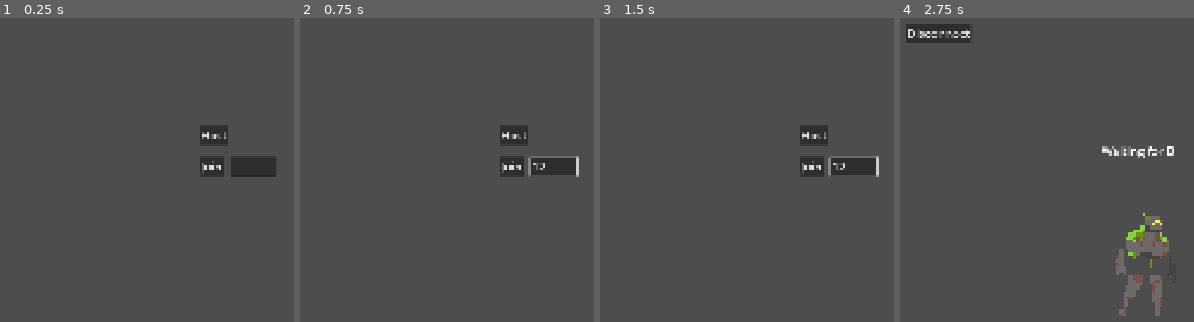
Above: before the commit, frames 1-4 (left to right).
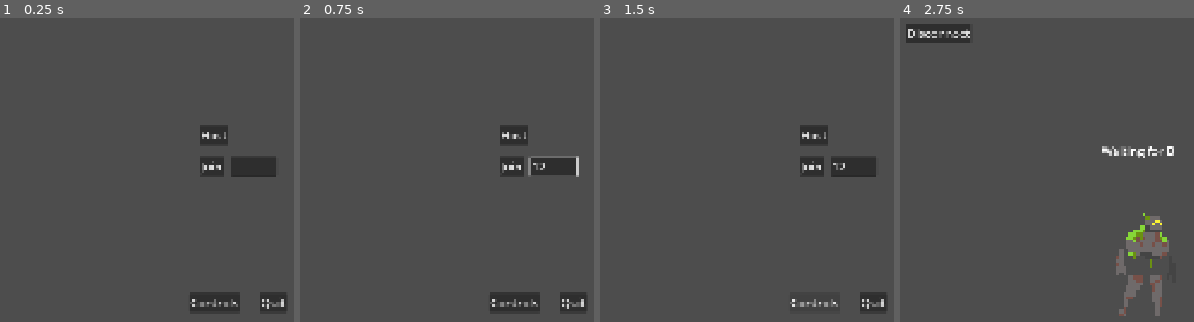
Above: after the commit, the same moments.

Repository: Luduturgist/Tech-2-Platformer
Game: Godot game, scene res://UI/Menus/Main Menu.tscn
Two runs of this game, one before a commit and one after it. Both use one fixed random seed, a clock stepped at 60 frames per second and the inputs below.
Inputs (mouse positions are in pixels of both pictures, inside the frame that each line leads up to):
- Up to frame 1 (0.25 s): no input
- Up to frame 2 (0.75 s): click (552, 166) at 0.52 s; type "12" at 0.6 s
- Up to frame 3 (1.5 s): click (814, 303) at 1.25 s, where only the run after the commit has a clickable "Controls"
- Up to frame 4 (2.75 s): click "Host" at 2 s

The runs differ from the first frame. In frame 1, 1.4% of the frame differs, in the area x 64-98%, y 90-97%; in frame 2, 1.4%; in frame 3, 1.0%; in frame 4, nothing differs.

Commit message:
Bugfixes

Diff:
--- a/Godot/Petrichor/Level 1/Level 1.tscn
+++ b/Godot/Petrichor/Level 1/Level 1.tscn
@@ -191,7 +191,8 @@
 shape = SubResource("RectangleShape2D_ju0ar")
 
 [node name="Hazard" parent="." unique_id=1082906915 instance=ExtResource("13_20h5i")]
-position = Vector2(-175, 0)
+position = Vector2(-192, -17)
+rotation = 1.5707964
 damage = 2
 
 [node name="Player_River" parent="." unique_id=1254970227 instance=ExtResource("5_moakd")]
--- a/Godot/Petrichor/Level 1/Turret/turret.gd
+++ b/Godot/Petrichor/Level 1/Turret/turret.gd
@@ -43,7 +43,11 @@
 		target = nearest_target(true)
 		if target == null: return
 
-	var offset: Vector2 = target.global_position - (muzzle.position.rotated(head.rotation))
+	var offset: Vector2
+	if (muzzle.global_position - target.global_position).length() > (global_position - muzzle.global_position).length():
+		offset = target.global_position - (muzzle.position.rotated(head.rotation))
+	else:
+		offset = target.global_position
 	head.look_at(offset)
 
 func nearest_target(_visible: bool = true) -> Node2D:
@@ -64,10 +68,8 @@
 
 func _draw():
 	if target:
-		draw_line(muzzle.position.rotated(head.rotation), target.global_position - global_position, Color.GREEN)
-	elif targets.size():
-		draw_line(muzzle.global_position - global_position, nearest_target(false).global_position - global_position, Color.YELLOW)
+		draw_line(muzzle.global_position - global_position, $"Head/Muzzle Debug".global_position - global_position, Color.GREEN)
+	#elif targets.size():
+		#draw_line(muzzle.global_position - global_position, nearest_target(false).global_position - global_position, Color.YELLOW)
 	else:
 		draw_line(muzzle.global_position - global_position, $"Head/Muzzle Debug".global_position - global_position, Color.RED)
-
-	pass
--- a/Godot/Petrichor/Player/Actions/swing_action.gd
+++ b/Godot/Petrichor/Player/Actions/swing_action.gd
@@ -10,12 +10,17 @@
 		energy = float(move.energy._drain_charge(energy_drain))/ float(energy_drain)
 		if not energy: return
 
+	move.taking_action = true
 	var friend:= Game.active.friend.position
 	var diff = friend - move.position
 	var dir = diff.normalized() * swing * energy
 	move.velocity += dir
+	if dir.x * move.pivot.scale.x < 0: move.pivot.scale.x *= -1
 	if move.velocity.length() > swing:
 		move.velocity = move.velocity.normalized() * swing * energy
 	#velocity.x = clamp(velocity.x + dir.x, -dir.x, dir.x)
 	#velocity.y = clamp(velocity.y + dir.y, -dir.y, dir.y)
 	print("swingin " + str(diff))
+	while move.velocity.length() > move.move_speed:
+		await move.get_tree().process_frame
+	move.taking_action = false
--- a/Godot/Petrichor/Player/Tools/energy.gd
+++ b/Godot/Petrichor/Player/Tools/energy.gd
@@ -18,11 +18,19 @@
 		charge = maxCharge - pain
 	update_ui()
 
-func _replenish_charge(amount: int):
+func _debug():
+	charge = maxCharge
+	pain = 0
+	health = maxHealth
+	update_ui()
+
+func _replenish_charge(amount: int) -> int:
 	charge += amount
 	if charge > maxCharge - pain:
+		amount += maxCharge - pain - amount
 		charge = maxCharge - pain
 	update_ui()
+	return amount
 
 func _drain_charge(amount: int) -> int:
 	var drain: int = amount
@@ -31,8 +39,6 @@
 		drain += charge
 		charge = 0
 		depleted.emit()
-		update_ui()
-		return drain
 	update_ui()
 	return drain
 
@@ -47,11 +53,13 @@
 		_inflict_pain(amount)
 	else:
 		_inflict_pain(hurt)
+	update_ui()
 
 func _heal_damage(amount: int):
 	health += amount
 	if health > maxHealth:
 		health = maxHealth
+	update_ui()
 
 func _inflict_pain(amount: int):
 	pain += amount
--- a/Godot/Petrichor/Player/Tools/movement.gd
+++ b/Godot/Petrichor/Player/Tools/movement.gd
@@ -50,7 +50,6 @@
 
 func _take_damage(amount: int = 1):
 	if not local: return
-	print("Damage tooken")
 	if amount > 0: pain_feedback._perform_action()
 	energy._take_damage(amount)
 
@@ -64,6 +63,7 @@
 	if pain_feedback: pain_feedback._update(delta)
 
 	if not local: return
+	if Input.is_action_just_pressed("Debug"): move_ability._debug()
 
 	if Input.is_action_just_pressed("Jump") and is_on_floor() and can_jump: velocity.y = -jump
 	if Input.is_action_just_released("Brace"): brace._release_action()
--- /dev/null
+++ b/Godot/Petrichor/UI/Menus/Controls Menu.tscn
@@ -0,0 +1,3 @@
+[gd_scene format=3 uid="uid://cl8rlnkey1ig4"]
+
+[node name="ControlsMenu" type="CanvasLayer" unique_id=2124056893]
--- a/Godot/Petrichor/UI/Menus/Main Menu.tscn
+++ b/Godot/Petrichor/UI/Menus/Main Menu.tscn
@@ -2,6 +2,7 @@
 
 [ext_resource type="Script" uid="uid://14jgc32hj4re" path="res://UI/Menus/main_menu.gd" id="1_vf7q5"]
 [ext_resource type="Texture2D" uid="uid://cwa5o32jhrfpo" path="res://Player/Soil/Soil.png" id="2_e1hbh"]
+[ext_resource type="Script" uid="uid://bpwcnr5wvqh27" path="res://UI/Menus/quit_button.gd" id="2_tcef6"]
 [ext_resource type="Texture2D" uid="uid://13tc3ugs71yv" path="res://Player/River/River.png" id="3_tcef6"]
 
 [node name="MainMenu" type="Node2D" unique_id=141468875]
@@ -51,6 +52,29 @@
 layout_mode = 2
 placeholder_text = "10.0.0.1"
 expand_to_text_length = true
+
+[node name="HBoxContainer" type="HBoxContainer" parent="Network Buttons" unique_id=515100057]
+anchors_preset = 7
+anchor_left = 0.5
+anchor_top = 1.0
+anchor_right = 0.5
+anchor_bottom = 1.0
+offset_left = -32.5
+offset_top = -199.0
+offset_right = 32.5
+offset_bottom = -152.0
+grow_horizontal = 2
+grow_vertical = 0
+theme_override_constants/separation = 46
+
+[node name="Controls" type="Button" parent="Network Buttons/HBoxContainer" unique_id=377714886]
+layout_mode = 2
+text = "Controls"
+
+[node name="Quit" type="Button" parent="Network Buttons/HBoxContainer" unique_id=1413547334]
+layout_mode = 2
+text = "Quit"
+script = ExtResource("2_tcef6")
 
 [node name="Host Waiting" type="CanvasLayer" parent="." unique_id=1935970027]
 visible = false
--- a/Godot/Petrichor/UI/Menus/Pause.tscn
+++ b/Godot/Petrichor/UI/Menus/Pause.tscn
@@ -2,35 +2,55 @@
 
 [ext_resource type="Script" uid="uid://d0ljvgr7vray6" path="res://UI/Menus/pause.gd" id="1_h74dl"]
 
-[node name="Pause" type="CanvasLayer" unique_id=1036224902]
+[node name="Pause" type="CanvasLayer" unique_id=1036224902 node_paths=PackedStringArray("menu_button", "resume_button", "quit_button")]
 script = ExtResource("1_h74dl")
+menu_button = NodePath("Panel/VBoxContainer/Main Menu")
+resume_button = NodePath("Panel/VBoxContainer/Resume")
+quit_button = NodePath("Panel/VBoxContainer/Quit")
 
-[node name="ColorRect" type="ColorRect" parent="." unique_id=2103756183]
-anchors_preset = 15
-anchor_right = 1.0
-anchor_bottom = 1.0
-grow_horizontal = 2
-grow_vertical = 2
-color = Color(0.05490196, 0.05490196, 0.05490196, 0.36078432)
-metadata/_edit_lock_ = true
-
-[node name="VBoxContainer" type="VBoxContainer" parent="." unique_id=465517616]
+[node name="Panel" type="Panel" parent="." unique_id=2122655337]
 anchors_preset = 8
 anchor_left = 0.5
 anchor_top = 0.5
 anchor_right = 0.5
 anchor_bottom = 0.5
-offset_left = -20.0
-offset_top = -20.0
-offset_right = 20.0
-offset_bottom = 20.0
+offset_left = -263.0
+offset_top = -318.0
+offset_right = 263.0
+offset_bottom = 318.0
 grow_horizontal = 2
 grow_vertical = 2
 
-[node name="Quit" type="Button" parent="VBoxContainer" unique_id=346827232]
+[node name="VBoxContainer" type="VBoxContainer" parent="Panel" unique_id=465517616]
+layout_mode = 1
+anchors_preset = 8
+anchor_left = 0.5
+anchor_top = 0.5
+anchor_right = 0.5
+anchor_bottom = 0.5
+offset_left = -80.5
+offset_top = -74.5
+offset_right = 80.5
+offset_bottom = 74.5
+grow_horizontal = 2
+grow_vertical = 2
+theme_override_constants/separation = 45
+
+[node name="Main Menu" type="Button" parent="Panel/VBoxContainer" unique_id=731930614]
 layout_mode = 2
+theme_override_font_sizes/font_size = 50
+text = "Main Menu"
+
+[node name="Quit" type="Button" parent="Panel/VBoxContainer" unique_id=346827232]
+layout_mode = 2
+theme_override_font_sizes/font_size = 50
 text = "Quit"
 
-[node name="Main Menu" type="Button" parent="VBoxContainer" unique_id=731930614]
+[node name="HSeparator" type="HSeparator" parent="Panel/VBoxContainer" unique_id=37968342]
+custom_minimum_size = Vector2(0, 50)
 layout_mode = 2
-text = "Main Menu"
+
+[node name="Resume" type="Button" parent="Panel/VBoxContainer" unique_id=692166996]
+layout_mode = 2
+theme_override_font_sizes/font_size = 50
+text = "Resume"
--- a/Godot/Petrichor/UI/Menus/pause.gd
+++ b/Godot/Petrichor/UI/Menus/pause.gd
@@ -1,16 +1,20 @@
 extends CanvasLayer
 class_name Pause_Menu
 
+@export var menu_button: Button
+@export var resume_button: Button
+@export var quit_button: Button
+
 func _ready() -> void:
-	$Quit.pressed.connect(_quit)
-	$"Main Menu".pressed.connect(_menu)
-	$"Resume".pressed.connect(_resume)
+	menu_button.pressed.connect(_menu)
+	resume_button.pressed.connect(_resume)
+	quit_button.pressed.connect(_quit)
 
 func _quit():
 	get_tree().quit()
 
 func _menu():
-	Wrapper._disconnect()
+	Wrapper._end_session()
 
 func _resume():
 	visible = false
--- /dev/null
+++ b/Godot/Petrichor/UI/Menus/quit_button.gd
@@ -0,0 +1,7 @@
+extends Button
+
+func _ready() -> void:
+	pressed.connect(quit)
+
+func quit():
+	get_tree().quit()
--- a/Godot/Petrichor/project.godot
+++ b/Godot/Petrichor/project.godot
@@ -85,12 +85,12 @@
 }
 Cheer={
 "deadzone": 0.2,
-"events": [Object(InputEventKey,"resource_local_to_scene":fa …(140 unchanged characters)… d":false,"keycode":0,"physical_keycode":70,"key_label":0,"unicode":102,"location":0,"echo":false,"script":null)
+"events": [Object(InputEventKey,"resource_local_to_scene":fa …(140 unchanged characters)… d":false,"keycode":0,"physical_keycode":81,"key_label":0,"unicode":113,"location":0,"echo":false,"script":null)
 ]
 }
 Swing={
 "deadzone": 0.2,
-"events": [Object(InputEventKey,"resource_local_to_scene":fa …(140 unchanged characters)… d":false,"keycode":0,"physical_keycode":81,"key_label":0,"unicode":113,"location":0,"echo":false,"script":null)
+"events": [Object(InputEventKey,"resource_local_to_scene":fa …(140 unchanged characters)… d":false,"keycode":0,"physical_keycode":4194325,"key_label":0,"unicode":0,"location":0,"echo":false,"script":null)
 ]
 }
 Interact={
@@ -100,7 +100,12 @@
 }
 Brace={
 "deadzone": 0.2,
-"events": [Object(InputEventKey,"resource_local_to_scene":fa …(140 unchanged characters)… d":false,"keycode":0,"physical_keycode":4194325,"key_label":0,"unicode":0,"location":0,"echo":false,"script":null)
+"events": [Object(InputEventKey,"resource_local_to_scene":fa …(140 unchanged characters)… d":false,"keycode":0,"physical_keycode":70,"key_label":0,"unicode":102,"location":0,"echo":false,"script":null)
+]
+}
+Debug={
+"deadzone": 0.2,
+"events": [Object(InputEventKey,"resource_local_to_scene":false,"resource_name":"","device":-1,"window_id":0,"alt_pressed":false,"shift_pressed":false,"ctrl_pressed":false,"meta_pressed":false,"pressed":false,"keycode":0,"physical_keycode":49,"key_label":0,"unicode":49,"location":0,"echo":false,"script":null)
 ]
 }
 
Not shown, added: Godot/Petrichor/UI/Menus/quit_button.gd.uid
